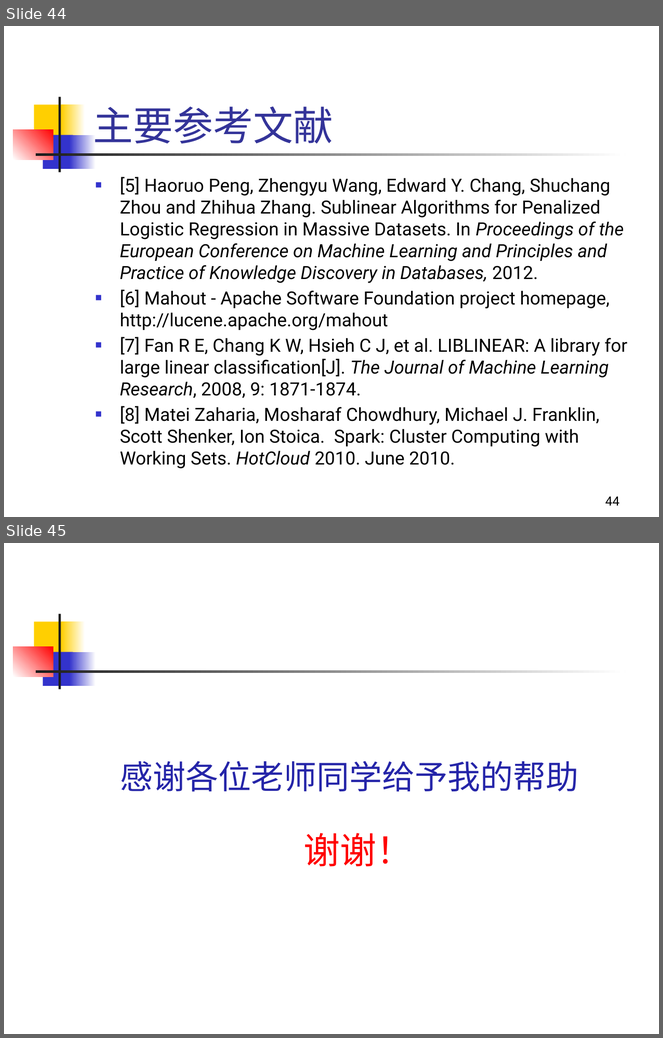
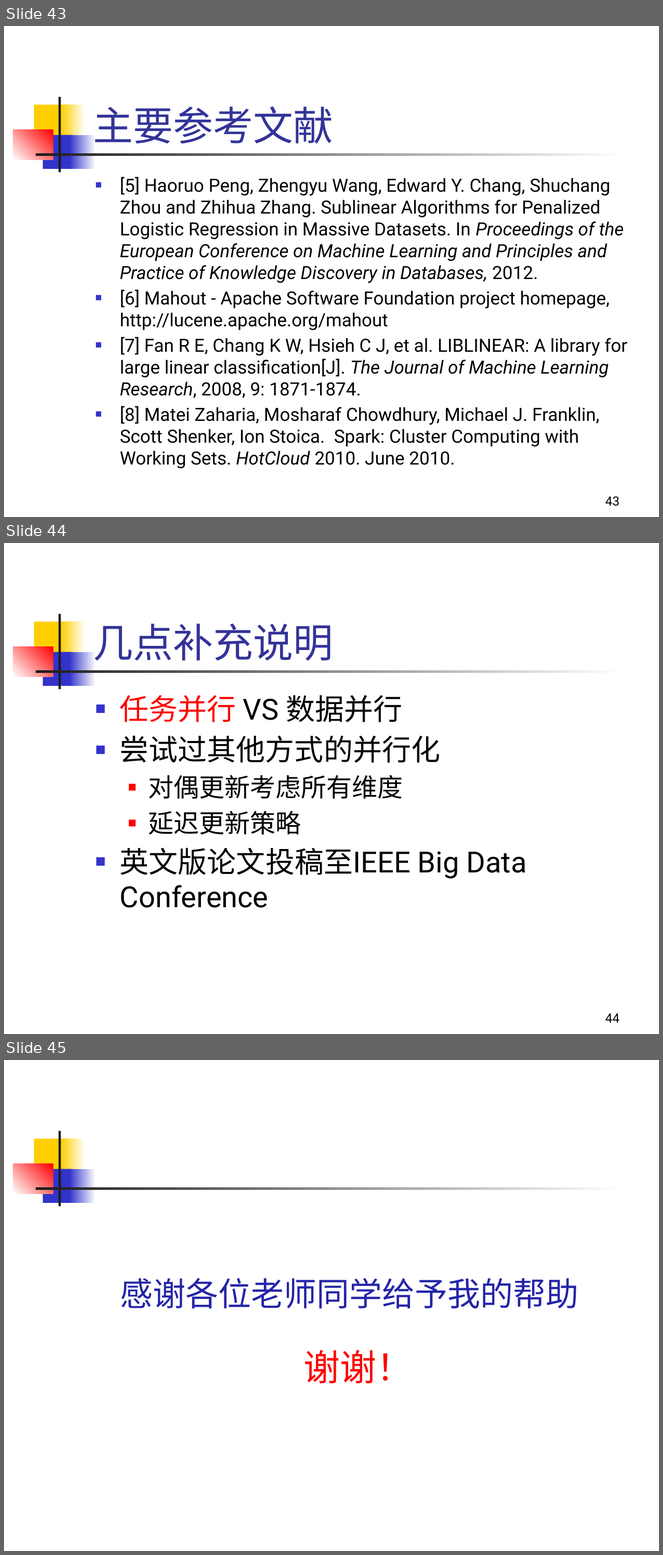
Before and after one commit to penghaoruo/grad-draft, a slide deck: ppt/答辩报告-彭昊若.pptx. Shown one above the other, each under a label of ours: slides 44 and 45 before the commit, slides 43, 44 and 45 after it. The pictures are 663x1038 and 663x1555 pixels, drawn with LibreOffice and Linux fonts; fonts in the diff are those of the drawing. Boxes give left, top, right and bottom in pixels: in the first picture for what was removed or moved away, otherwise in the second. Text is boxed around its words. In the diff, an @@ line names an element or a change of style, - is before the commit and + after.

```diff
--- a/ppt/答辩报告-彭昊若.pptx
+++ b/ppt/答辩报告-彭昊若.pptx
@@ slide 44 added at box(4, 543, 659, 1034), background #FFFFFF; not listed: 7 template elements that a slide beside it also shows @@
@@ title added at box(93, 624, 333, 661), 44 pt, text #333399 @@
+几点补充说明
@@ text added at box(120, 695, 527, 908), 32 pt, text #000000 @@
+■ 任务并行 VS 数据并行
+■ 尝试过其他方式的并行化
+  ■ 对偶更新考虑所有维度
+  ■ 延迟更新策略
+■ 英文版论文投稿至IEEE Big Data Conference
@@ page number added at box(606, 1014, 620, 1023), 14 pt, text #000000 @@
+44
@@ what was slide 44 is now slide 43 @@
@@ page number at box(606, 497, 620, 506): text changed @@
-44
+43
```
Also in this commit, not shown: 10 slides changed, 1 slide removed, 6 other files.
